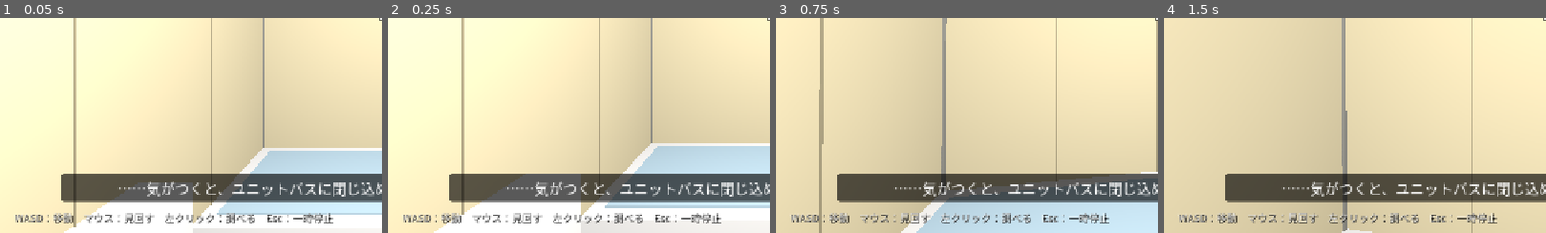
Above: before the commit, frames 1-4 (left to right).
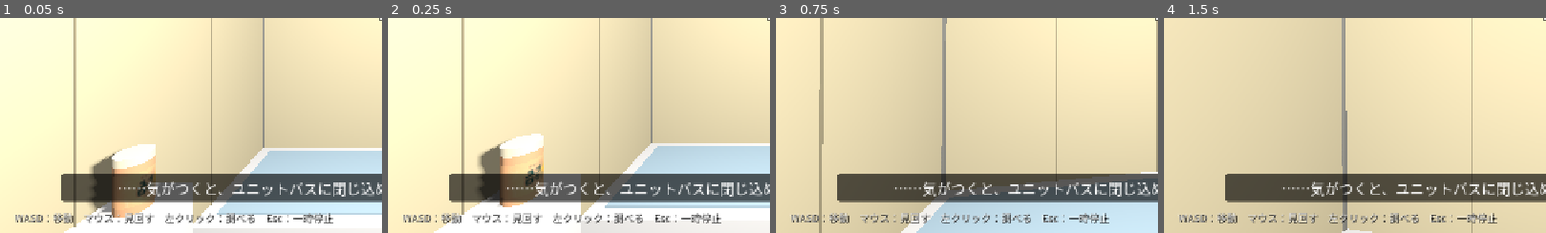
Above: after the commit, the same moments.

Repository: Ben-Kei-create/toireshelter
Game: Godot game, scene res://scenes/main.tscn
Same seed, same stepped clock (60 frames per second), same inputs: the game is played once before the commit and once after it.
Inputs (mouse positions are % of the whole screen's width and height, from its top left):
- Up to frame 1 (0.05 s): no input
- Up to frame 2 (0.25 s): no input
- Up to frame 3 (0.75 s): tap Enter at 0.5 s; move the mouse to (55, 50) at 0.52 s; press the mouse at (55, 50) at 0.53 s; hold W (move_forward) from 0.53 s (still down)
- Up to frame 4 (1.5 s): keep holding W (move_forward); move the mouse to (45, 50) at 1.27 s; release the mouse at (45, 50) at 1.28 s; click (45, 50) at 1.35 s
The pictures show only the part of the screen within x 0-50%, y 50-100%; the shares and areas given below are measured in that part.

The runs differ from the first frame. In frame 1, 3.8% of the frame differs, in the area x 23-41%, y 58-93%; in frame 2, 3.9%, in the area x 23-41%, y 53-88%; in frame 3, nothing differs; in frame 4, nothing differs.

Commit message:
TASK-04: door poster and bath powder container with textures
- room: plumber ad on the door's room side (QuadMesh under DoorPivot/Visual,
  follows door), thin Area3D 'poster' in front of the door collider so the
  rest of the door still reacts as 'door'
- room: bath powder canister on the toilet tank (Body/Label/Lid nodes),
  label wrapped on a custom UV band with text facing the walkway and the
  seam toward the wall; 'bath_powder' examine message
- assets/textures: 768x1086 poster, 1024x320 label (lossless, mipmaps),
  anisotropic filtering in materials
- docs/assets.md: usage, size, UV, processing, AI-generated source
- tests: poster/door separation, wall blocking, canister placement, mipmaps;
  screenshot views for poster, canister and the open door

Co-Authored-By: Claude Opus 5.5 <noreply@anthropic.com>

Diff:
--- a/scripts/main.gd
+++ b/scripts/main.gd
@@ -13,6 +13,8 @@
 	"mirror": "くもった鏡。疲れた顔の自分がぼんやり映っている。",
 	"sink": "洗面台。蛇口をひねっても特に何も起きない。……下に何か落ちている？",
 	"vent": "換気口。格子の奥は暗く、よく見えない。",
+	"poster": "水道修理の広告だ。連絡先は管理会社……スマホは部屋に置いてきた。",
+	"bath_powder": "ユブロマン。ゆずの香りの入浴剤。今はのんびり浸かっている場合じゃない。",
 	"driver": "ドライバーを手に入れた。",
 	"door_locked": "ドアノブが空回りする。開かない。",
 	"door_fixed": "ドライバーでドアノブのネジを締め直した。……ドアが開いた！",
@@ -103,7 +105,7 @@
 		return
 	var id := String(target.get_meta("interact_id", ""))
 	match id:
-		"toilet", "bathtub", "mirror", "sink", "vent":
+		"toilet", "bathtub", "mirror", "sink", "vent", "poster", "bath_powder":
 			hud.show_message(MESSAGES[id])
 		"driver":
 			if has_driver:
--- a/scripts/room.gd
+++ b/scripts/room.gd
@@ -29,6 +29,17 @@
 const DETAIL_GAP := 0.002     # 壁面から浮かせる量（面の重なりによるちらつき防止）
 const VENT_SIZE := 0.24
 const VENT_RANGE := 2.4       # 換気口だけ床から見上げて届くよう、操作距離を個別に伸ばす
+
+const POSTER_TEX := preload("res://assets/textures/door_poster_plumber.png")
+const LABEL_TEX := preload("res://assets/textures/yubroman_label.png")
+const POSTER_SIZE := Vector2(0.25, 0.354)   # 768x1086px（A判比）
+const POSTER_HINGE_X := 0.32                # 蝶番からの距離（ドアノブ側を避ける）
+const POSTER_CENTER_Y := 1.40
+const POWDER_RADIUS := 0.05
+const POWDER_HEIGHT := 0.15
+const LID_RADIUS := 0.052
+const LID_HEIGHT := 0.025
+const LABEL_HEIGHT := 0.10                  # 1024x320px を円周 0.317m に巻く
 const FLOOR_COLOR := Color(0.33, 0.34, 0.35)
 const PORCELAIN_COLOR := Color(0.92, 0.92, 0.92)
 
@@ -50,6 +61,7 @@
 	_build_toilet()
 	_build_sink_and_mirror()
 	_build_vent()
+	_build_bath_powder()
 	_build_driver()
 	_build_door()
 	_build_exit()
@@ -324,6 +336,92 @@
 	_shape_box(body, Vector3(s, 0.03, s), Vector3(0, -0.015, 0))
 
 
+func _build_bath_powder() -> void:
+	# 便器タンクの上（上面 y=0.925、x -0.9〜-0.7、z -0.2〜0.2）に置く粉末入浴剤の容器。
+	#   BathPowder/Visual/Body  … 本体の円筒（クリーム色の蓋とは別ノード）
+	#   BathPowder/Visual/Label … ラベル専用の帯。UV を自前で巻き、文字のある中央を +x（通路側）、継ぎ目を壁側に向ける
+	#   BathPowder/Visual/Lid   … 蓋（将来開けられるよう別ノード）
+	var f := _fixture("BathPowder", "bath_powder")
+	var visual: Node3D = f[0]
+	var body: StaticBody3D = f[1]
+	var tank_top := 0.925
+	var base := Vector3(-ROOM_W * 0.5 + 0.1, tank_top, -0.08)   # タンク上面の中心線上、レバーと反対側
+	visual.position = base
+	body.position = base
+
+	var body_mesh := CylinderMesh.new()
+	body_mesh.top_radius = POWDER_RADIUS
+	body_mesh.bottom_radius = POWDER_RADIUS
+	body_mesh.height = POWDER_HEIGHT
+	body_mesh.radial_segments = 32
+	var body_mi := MeshInstance3D.new()
+	body_mi.name = "Body"
+	body_mi.mesh = body_mesh
+	body_mi.material_override = _mat("powder_body", Color(0.93, 0.72, 0.55), 0.6)
+	body_mi.position = Vector3(0, POWDER_HEIGHT * 0.5, 0)
+	visual.add_child(body_mi)
+
+	var label := MeshInstance3D.new()
+	label.name = "Label"
+	label.mesh = _label_band(POWDER_RADIUS + 0.001, LABEL_HEIGHT, 48)
+	label.material_override = _texture_mat("powder_label", LABEL_TEX, 0.6)
+	label.position = Vector3(0, POWDER_HEIGHT * 0.5, 0)
+	visual.add_child(label)
+
+	var lid_mesh := CylinderMesh.new()
+	lid_mesh.top_radius = LID_RADIUS
+	lid_mesh.bottom_radius = LID_RADIUS
+	lid_mesh.height = LID_HEIGHT
+	lid_mesh.radial_segments = 32
+	var lid := MeshInstance3D.new()
+	lid.name = "Lid"
+	lid.mesh = lid_mesh
+	lid.material_override = _mat("powder_lid", Color(0.96, 0.93, 0.82), 0.5)
+	lid.position = Vector3(0, POWDER_HEIGHT + LID_HEIGHT * 0.5, 0)
+	visual.add_child(lid)
+
+	var shape := CylinderShape3D.new()
+	shape.radius = LID_RADIUS
+	shape.height = POWDER_HEIGHT + LID_HEIGHT
+	var cs := CollisionShape3D.new()
+	cs.shape = shape
+	cs.position = Vector3(0, (POWDER_HEIGHT + LID_HEIGHT) * 0.5, 0)
+	body.add_child(cs)
+
+
+## 蓋のない円筒の帯（ラベル用）。u は円周方向 0〜1、v は上 0〜下 1。
+## u=0.5 が +x（通路側）を向き、u=0/1 の継ぎ目は -x（壁側）。
+## 通路側から見て、画像の左→右が見る人の左→右になるよう巻く。
+func _label_band(radius: float, height: float, segments: int) -> ArrayMesh:
+	var verts := PackedVector3Array()
+	var normals := PackedVector3Array()
+	var uvs := PackedVector2Array()
+	var indices := PackedInt32Array()
+	for i in segments + 1:
+		var u := float(i) / segments
+		var a := TAU * (u - 0.5)
+		var n := Vector3(cos(a), 0.0, -sin(a))
+		for row in 2:
+			verts.append(n * radius + Vector3(0.0, height * (0.5 - row), 0.0))
+			normals.append(n)
+			uvs.append(Vector2(u, row))
+	for i in segments:
+		var t0 := i * 2      # 上
+		var b0 := i * 2 + 1  # 下
+		var t1 := t0 + 2
+		var b1 := b0 + 2
+		indices.append_array([t0, t1, b0, t1, b1, b0])
+	var arrays := []
+	arrays.resize(Mesh.ARRAY_MAX)
+	arrays[Mesh.ARRAY_VERTEX] = verts
+	arrays[Mesh.ARRAY_NORMAL] = normals
+	arrays[Mesh.ARRAY_TEX_UV] = uvs
+	arrays[Mesh.ARRAY_INDEX] = indices
+	var mesh := ArrayMesh.new()
+	mesh.add_surface_from_arrays(Mesh.PRIMITIVE_TRIANGLES, arrays)
+	return mesh
+
+
 func _build_driver() -> void:
 	# 洗面台の下の床。照準で狙いやすいよう、判定を見た目より少し大きくしている
 	driver_node = Node3D.new()
@@ -383,6 +481,34 @@
 	door_body.set_meta("interact_id", "door")
 	door_pivot.add_child(door_body)
 	_shape_box(door_body, panel_size, panel_center)
+
+	_build_door_poster(visual, panel_size.z * 0.5)
+
+
+func _build_door_poster(door_visual: Node3D, half_thickness: float) -> void:
+	# 部屋側の面（ローカル -z）から 2mm 浮かせて貼る。DoorPivot の子なので開閉に追従する
+	var face_z := -half_thickness - DETAIL_GAP
+	var center := Vector3(POSTER_HINGE_X, POSTER_CENTER_Y, face_z)
+	var quad := QuadMesh.new()
+	quad.size = POSTER_SIZE
+	var mi := MeshInstance3D.new()
+	mi.name = "Poster"
+	mi.mesh = quad
+	mi.material_override = _texture_mat("poster", POSTER_TEX, 0.9)
+	mi.position = center
+	mi.rotation.y = PI   # QuadMesh の表は +z。部屋側（-z）へ向ける
+	door_visual.add_child(mi)
+
+	# 調べる判定：ドアの判定の手前に重ねる薄い板（interact レイヤー＝ぶつからない）。
+	# レイは手前の広告に先に当たり、広告の外側を狙えばドアに当たる。
+	var area := Area3D.new()
+	area.name = "PosterCollision"
+	area.collision_layer = LAYER_INTERACT
+	area.collision_mask = 0
+	area.monitoring = false
+	area.set_meta("interact_id", "poster")
+	door_pivot.add_child(area)
+	_shape_box(area, Vector3(POSTER_SIZE.x, POSTER_SIZE.y, 0.006), Vector3(center.x, center.y, -half_thickness - 0.003))
 
 
 func _build_exit() -> void:
@@ -464,6 +590,18 @@
 	body.add_child(cs)
 
 
+## 画像を貼るマテリアル。照明の陰影は通常どおり受けるが、画像側に陰影は焼き込まない。
+func _texture_mat(key: String, tex: Texture2D, roughness: float) -> StandardMaterial3D:
+	if _mat_cache.has(key):
+		return _mat_cache[key]
+	var m := StandardMaterial3D.new()
+	m.albedo_texture = tex
+	m.roughness = roughness
+	m.texture_filter = BaseMaterial3D.TEXTURE_FILTER_LINEAR_WITH_MIPMAPS_ANISOTROPIC
+	_mat_cache[key] = m
+	return m
+
+
 func _mat(key: String, color: Color, roughness: float = 0.85, metallic: float = 0.0) -> StandardMaterial3D:
 	if _mat_cache.has(key):
 		return _mat_cache[key]
--- a/tests/capture_screenshots.gd
+++ b/tests/capture_screenshots.gd
@@ -10,6 +10,11 @@
 	["vent_closeup", Vector3(-0.45, 0.0, -0.25), Vector3(-0.72, 2.2, -1.02)],
 	["wall_seams_and_caulk", Vector3(-0.3, 0.0, 0.9), Vector3(0.9, 0.3, -0.6)],
 	["front_wall_and_door", Vector3(0.0, 0.0, -0.2), Vector3(0.0, 0.9, 1.2)],
+	["door_poster", Vector3(-0.03, 0.0, 0.55), Vector3(-0.03, 1.4, 1.2)],
+	["bath_powder", Vector3(-0.2, 0.0, 0.1), Vector3(-0.8, 1.0, -0.08)],
+	["bath_powder_closeup", Vector3(-0.45, 0.0, -0.05), Vector3(-0.8, 1.0, -0.08)],
+	["door_open", Vector3(0.0, 0.0, 0.2), Vector3(0.0, 1.2, 2.4)],
+	["door_open_poster_from_corridor", Vector3(0.35, 0.0, 2.6), Vector3(-0.35, 1.4, 1.6)],
 ]
 
 
@@ -31,6 +36,11 @@
 	main.hud._message_panel.visible = false
 	main.hud._message_time_left = 0.0
 	for v in VIEWS:
+		if String(v[0]).begins_with("door_open") and not main.door_open:
+			main.room.exit_area.monitoring = false   # 撮影で廊下に立ってもクリアにしない
+			main.door_open = true
+			main.room.open_door()
+			await create_timer(1.5).timeout
 		player.global_position = v[1]
 		_aim(player, v[2])
 		for i in 8:
--- a/tests/smoke_test.gd
+++ b/tests/smoke_test.gd
@@ -67,6 +67,52 @@
 			"便器は当たり点が 1.8m より遠いと調べられない（当たり点まで %.2fm）" % hit_dist)
 	player.global_position = saved
 
+	# --- ドアの広告：広告を狙うと poster、広告の外側（下）を狙うと従来どおり door
+	var msgs: Dictionary = main.MESSAGES
+	var poster: Node3D = room.door_pivot.get_node("Visual/Poster")
+	player.global_position = Vector3(0.0, 0.0, 0.3)
+	main.hud._message_label.text = ""
+	_aim(player, poster.global_position)
+	player.try_interact()
+	_check(main.hud._message_label.text == msgs["poster"], "ドアの広告を調べられる")
+	main.hud._message_label.text = ""
+	_aim(player, room.door_pivot.global_position + Vector3(0.35, 0.6, 0.0))
+	player.try_interact()
+	_check(main.hud._message_label.text == msgs["door_locked"], "広告の外側を狙うとドアを調べられる")
+	main.hud._message_label.text = ""
+	_aim(player, room.door_pivot.global_position + Vector3(0.62, 0.95, 0.0))   # ドアノブ付近
+	player.try_interact()
+	_check(main.hud._message_label.text == msgs["door_locked"], "ドアノブ付近もドアとして反応する")
+
+	# --- 広告：閉じたドアの外（廊下）からは、ドアに遮られて広告を調べられない
+	player.global_position = Vector3(0.0, 0.0, 2.0)
+	_aim(player, poster.global_position)
+	_check(player.get_focused(true) == room.door_body, "廊下側からは広告ではなくドアに当たる")
+
+	# --- 入浴剤：タンクの上に浮かず、はみ出さずに置かれている
+	var powder: Node3D = room.get_node("BathPowder/Visual")
+	var pp: Vector3 = powder.global_position
+	var r: float = room.LID_RADIUS
+	_check(is_equal_approx(pp.y, 0.925) and pp.x - r >= -0.9 and pp.x + r <= -0.7 and pp.z - r >= -0.2 and pp.z + r <= 0.2,
+			"入浴剤の容器がタンク上面に収まっている (%s)" % pp)
+
+	# --- 入浴剤を調べられる／壁の外からは調べられない
+	var powder_mid := pp + Vector3(0.0, 0.08, 0.0)
+	player.global_position = Vector3(0.0, 0.0, 0.3)
+	main.hud._message_label.text = ""
+	_aim(player, powder_mid)
+	player.try_interact()
+	_check(main.hud._message_label.text == msgs["bath_powder"], "入浴剤の容器を調べられる")
+	player.global_position = Vector3(-1.3, 0.0, -0.08)
+	_aim(player, powder_mid)
+	var behind = player.get_focused(true)
+	_check(behind == null, "左の壁の外からは入浴剤を調べられない")
+	player.global_position = saved
+
+	# --- 画像はミップマップ付きで取り込まれている
+	_check(room.POSTER_TEX.get_image().has_mipmaps() and room.LABEL_TEX.get_image().has_mipmaps(),
+			"広告・ラベルの画像にミップマップがある")
+
 	# --- 照準を合わせてクリックすると拾える
 	_aim(player, driver_pos)
 	player.try_interact()
Binary file added: assets/textures/door_poster_plumber.png
Not shown, added: assets/textures/door_poster_plumber.png.import
Binary file added: assets/textures/yubroman_label.png
Not shown, added: assets/textures/yubroman_label.png.import
Binary file added: docs/screenshots/task04/bath_powder.png
Binary file added: docs/screenshots/task04/bath_powder_closeup.png
Binary file added: docs/screenshots/task04/door_open.png
Binary file added: docs/screenshots/task04/door_open_poster_from_corridor.png
Binary file added: docs/screenshots/task04/door_poster.png
Not shown, changed: README.md
Not shown, added: docs/assets.md
